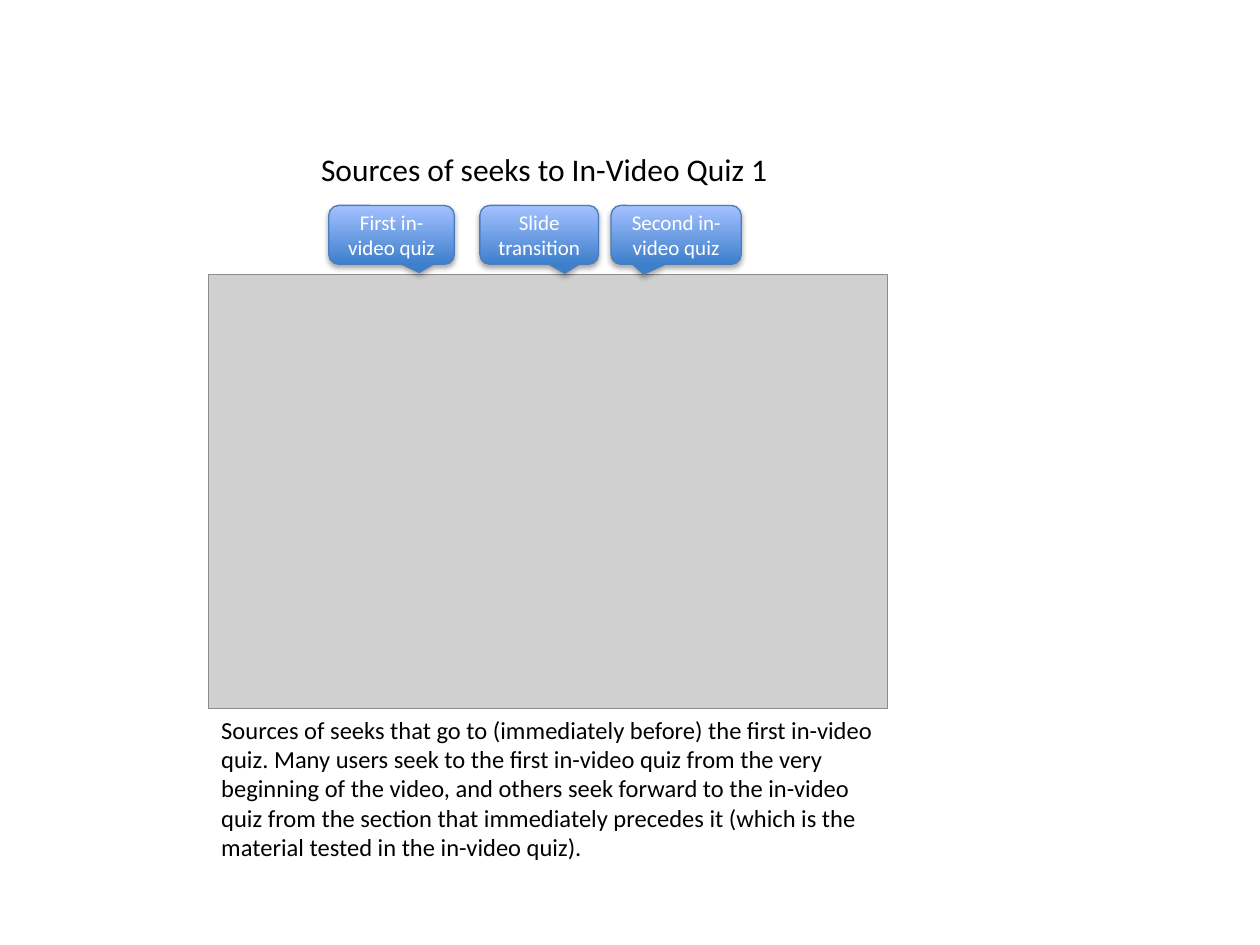
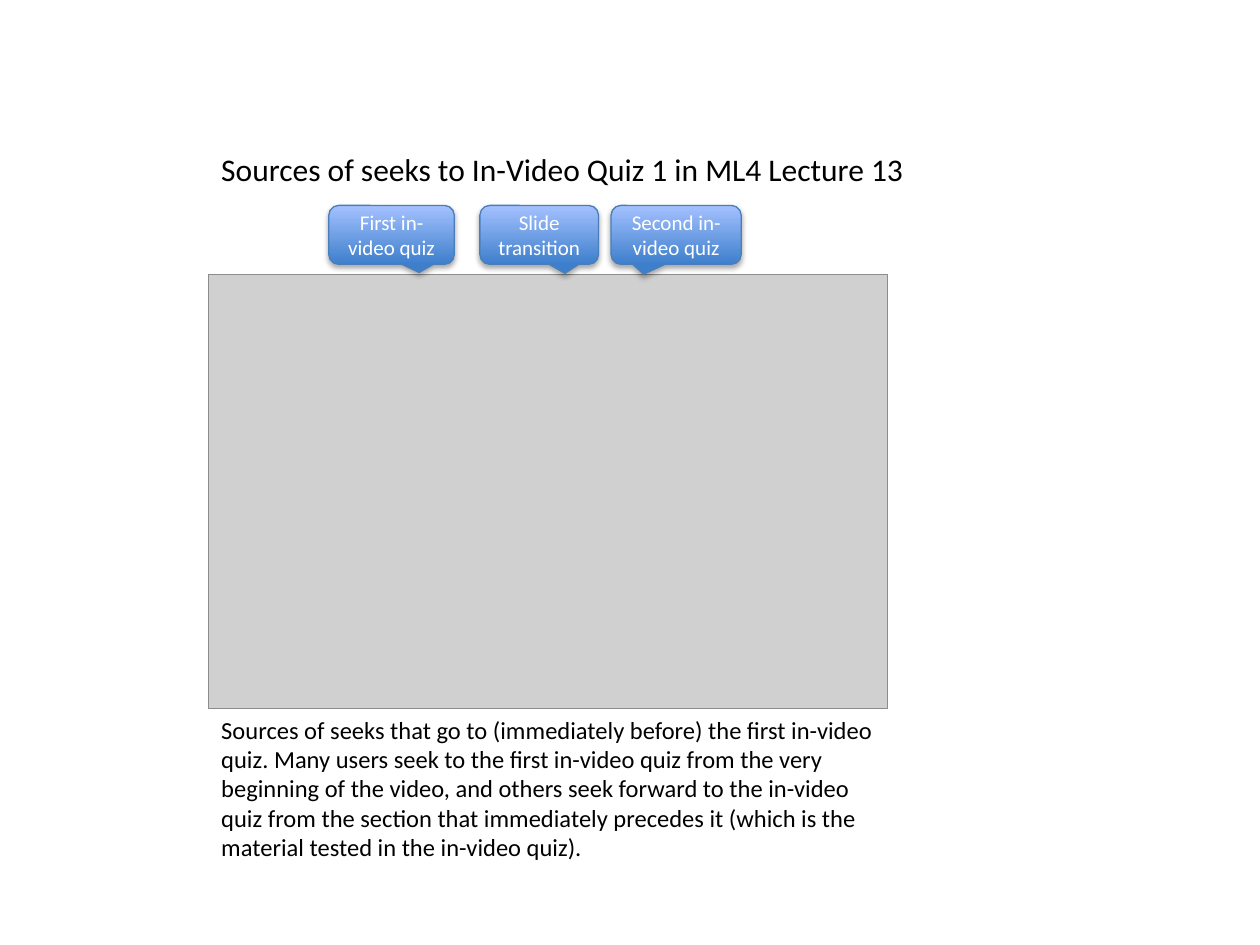
Before and after one commit to gkovacs/invideo-las2016, a slide deck: slide 2 of extra-figures/seek-figures.pptx. Drawn at 1260x945 pixels with LibreOffice and Linux fonts; fonts in the diff are those of the drawing; grey boxes stand for pictures. Boxes give left, top, right and bottom in pixels: in the first picture for what was removed or moved away, otherwise in the second. Text is boxed around its words. In the diff, an @@ line names an element or a change of style, - is before the commit and + after.

```diff
--- a/extra-figures/seek-figures.pptx
+++ b/extra-figures/seek-figures.pptx
@@ text at (x1=221, y1=159, x2=903, y2=186): text changed @@
-Sources of seeks to In-Video Quiz 1
+Sources of seeks to In-Video Quiz 1 in ML4 Lecture 13
```
Also in this commit, not shown: 4 other slides changed, 1 slide added, 1 other file.
